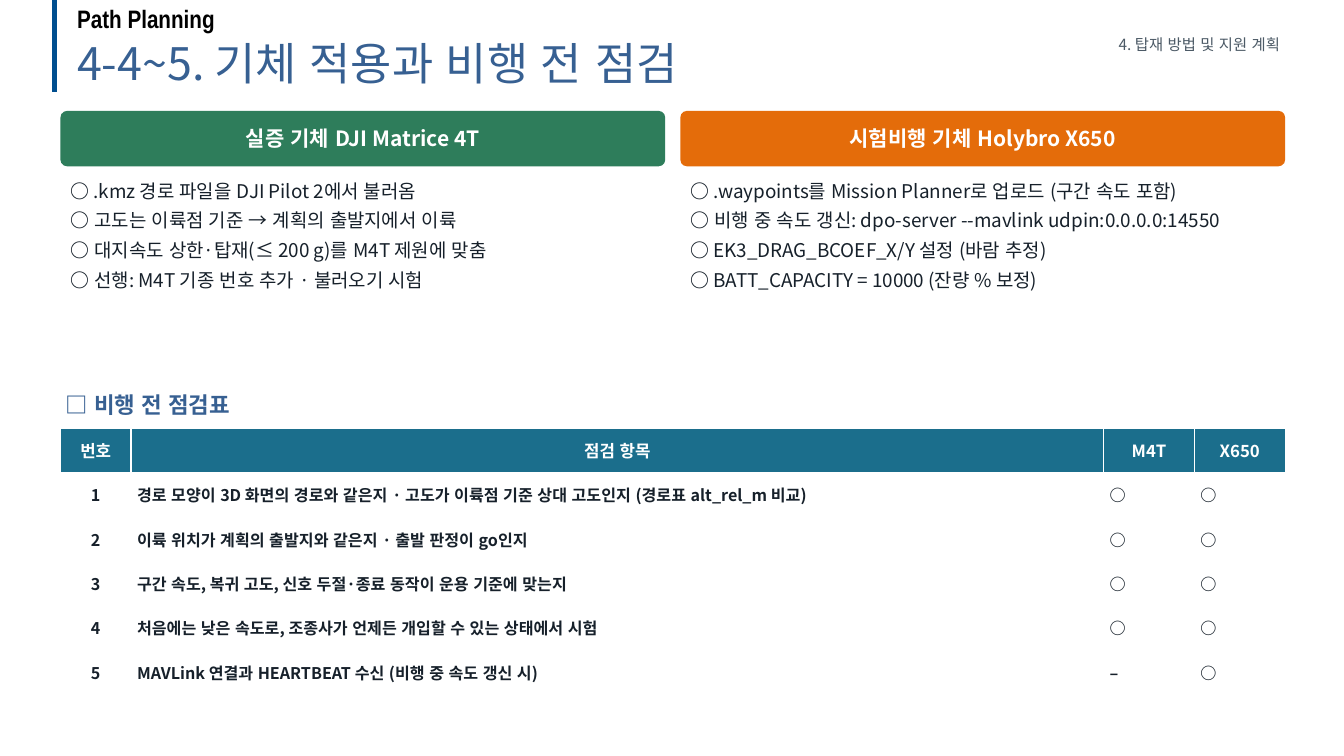
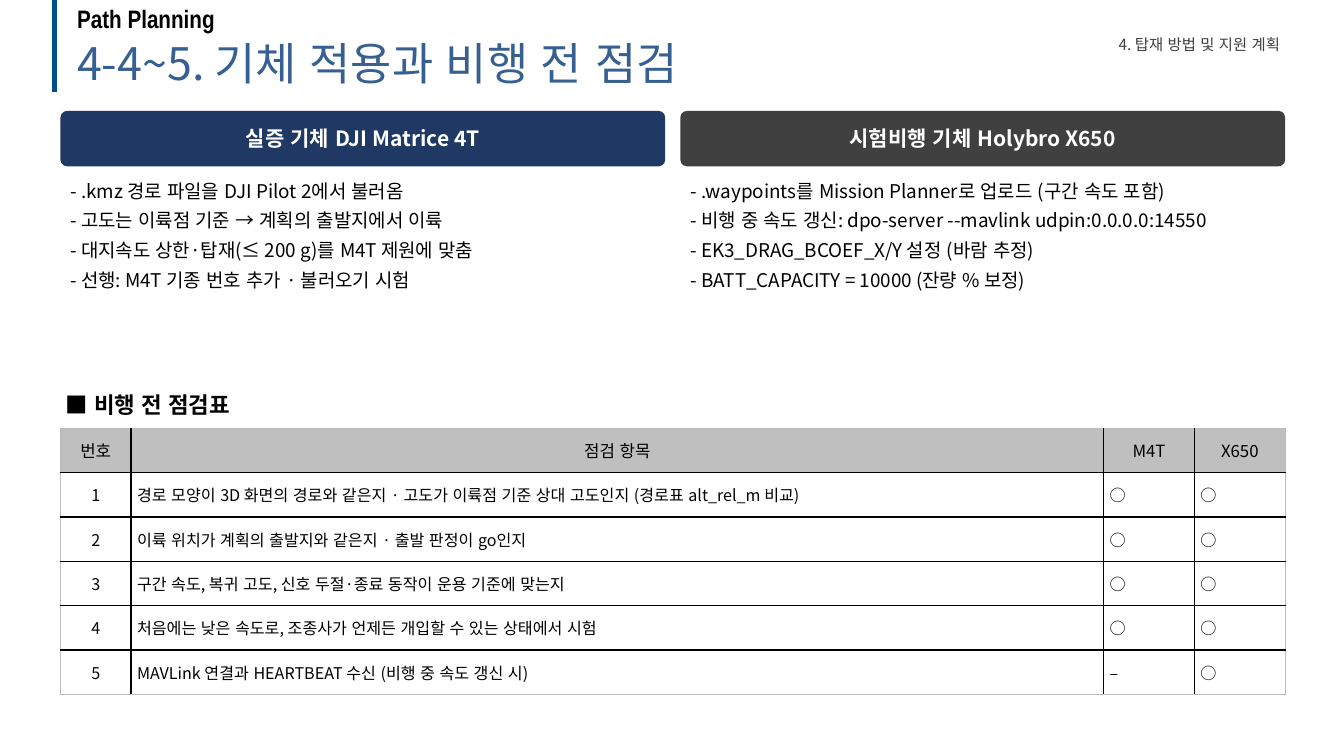
Before and after one commit to dnfl5345/Drone_path_opt, a slide deck: slide 20 of docs/drone_soc_business_talk.pptx. Drawn at 1344x756 pixels with LibreOffice and Linux fonts; fonts in the diff are those of the drawing; background and template pictures are left out. Boxes give left, top, right and bottom in pixels: in the first picture for what was removed or moved away, otherwise in the second. Text is boxed around its words. In the diff, an @@ line names an element or a change of style, - is before the commit and + after.

```diff
--- a/docs/drone_soc_business_talk.pptx
+++ b/docs/drone_soc_business_talk.pptx
@@ text "4. 탑재 방법 및 지원 ..." at (x1=1119, y1=37, x2=1280, y2=51): text colour #4C5A66 to #404040 @@
@@ rounded rectangle "실증 기체 DJI Matrice 4T" at (x1=60, y1=111, x2=665, y2=166): fill #2E7D5B to #1F3864 @@
@@ rounded rectangle "시험비행 기체 Holybro X650" at (x1=681, y1=111, x2=1286, y2=166): fill #E46C0A to #404040 @@
@@ text at (x1=81, y1=182, x2=473, y2=289): text changed; text colour #16202A to #000000 @@
-○ .kmz 경로 파일을 DJI Pilot 2에서 불러옴
-○ 고도는 이륙점 기준 → 계획의 출발지에서 이륙
-○ 대지속도 상한·탑재(≤ 200 g)를 M4T 제원에 맞춤
-○ 선행: M4T 기종 번호 추가 · 불러오기 시험
+- .kmz 경로 파일을 DJI Pilot 2에서 불러옴
+- 고도는 이륙점 기준 → 계획의 출발지에서 이륙
+- 대지속도 상한·탑재(≤ 200 g)를 M4T 제원에 맞춤
+- 선행: M4T 기종 번호 추가 · 불러오기 시험
@@ text at (x1=701, y1=182, x2=1206, y2=291): text changed; text colour #16202A to #000000 @@
-○ .waypoints를 Mission Planner로 업로드 (구간 속도 포함)
-○ 비행 중 속도 갱신: dpo-server --mavlink udpin:0.0.0.0:14550
-○ EK3_DRAG_BCOEF_X/Y 설정 (바람 추정)
-○ BATT_CAPACITY = 10000 (잔량 % 보정)
+- .waypoints를 Mission Planner로 업로드 (구간 속도 포함)
+- 비행 중 속도 갱신: dpo-server --mavlink udpin:0.0.0.0:14550
+- EK3_DRAG_BCOEF_X/Y 설정 (바람 추정)
+- BATT_CAPACITY = 10000 (잔량 % 보정)
@@ text at (x1=94, y1=394, x2=230, y2=415): text changed; text colour #376092 to #000000 @@
-□ 비행 전 점검표
+■ 비행 전 점검표
@@ table at (x1=60, y1=429, x2=1286, y2=695) @@
@@ fill #1B6E8C to #BFBFBF in row 1 @@
@@ text colour #FFFFFF to #000000 in "번호", "점검 항목", "M4T", "X650" @@
@@ bold off, text colour #16202A to #000000 @@
@@ borders changed @@
```
Also in this commit, not shown: 21 other slides changed, 10 other files.
